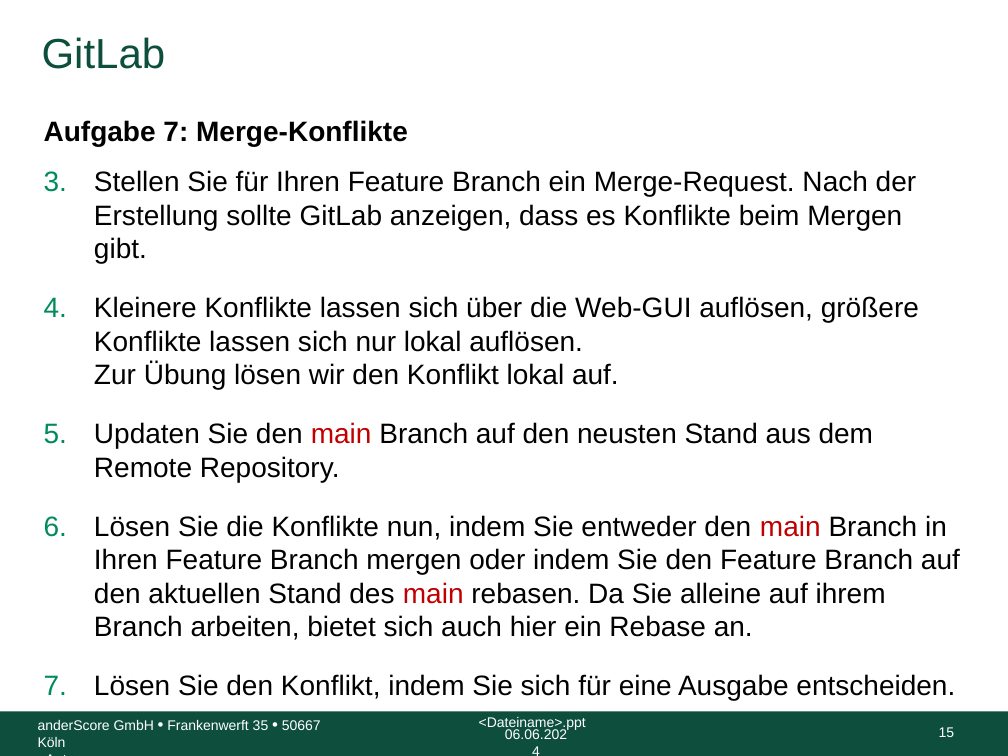
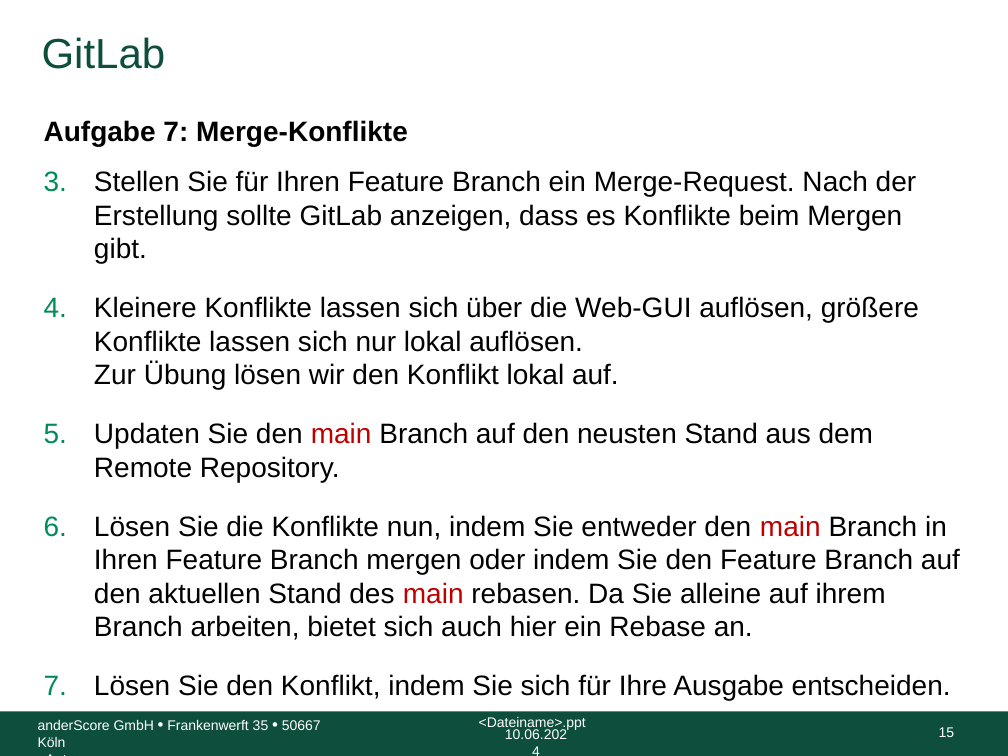
Before and after one commit to anderscore-gmbh/gitlab, a slide deck: slide 15 of slides/Tag-1_5-GitLab-Uebung.pptx. Drawn at 1008x756 pixels with LibreOffice and Linux fonts; fonts in the diff are those of the drawing; background and template pictures are left out. Boxes give left, top, right and bottom in pixels: in the first picture for what was removed or moved away, otherwise in the second. Text is boxed around its words. In the diff, an @@ line names an element or a change of style, - is before the commit and + after.

```diff
--- a/slides/Tag-1_5-GitLab-Uebung.pptx
+++ b/slides/Tag-1_5-GitLab-Uebung.pptx
@@ text at box(94, 674, 951, 700): text changed @@
-7. Lösen Sie den Konflikt, indem Sie sich für eine Ausgabe entscheiden.
+7. Lösen Sie den Konflikt, indem Sie sich für Ihre Ausgabe entscheiden.
@@ text at box(505, 729, 567, 739): text changed @@
-06.06.2024
+10.06.2024
```
Also in this commit, not shown: 14 other slides changed.
